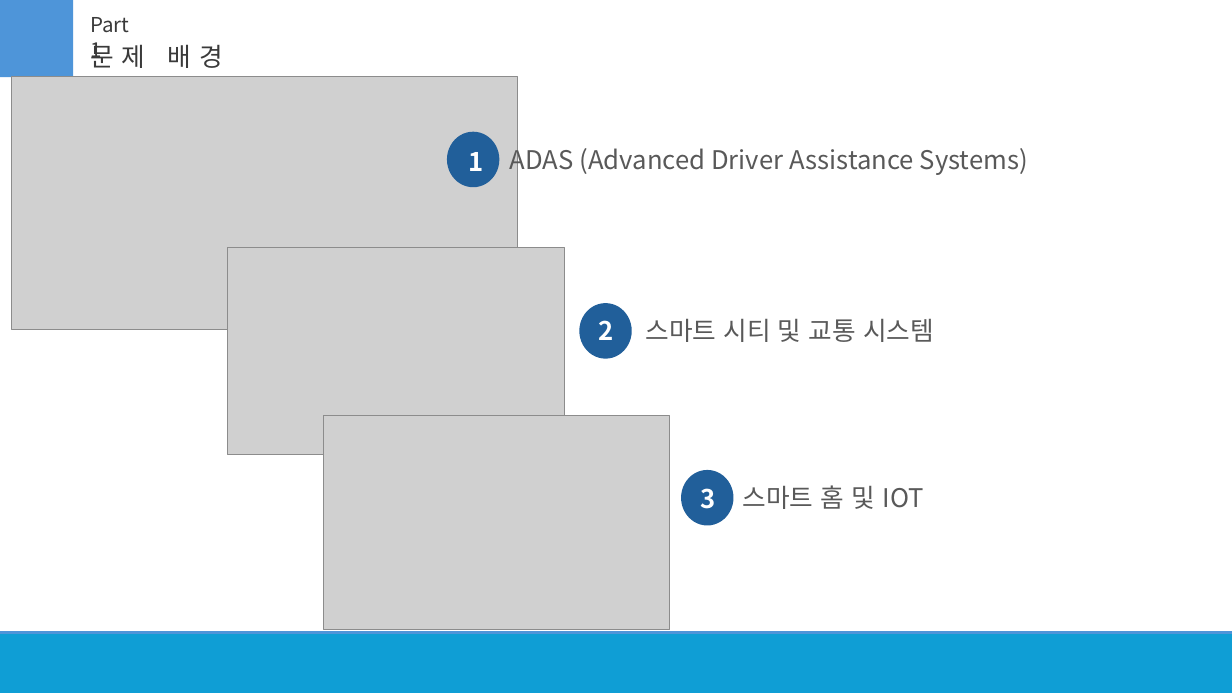
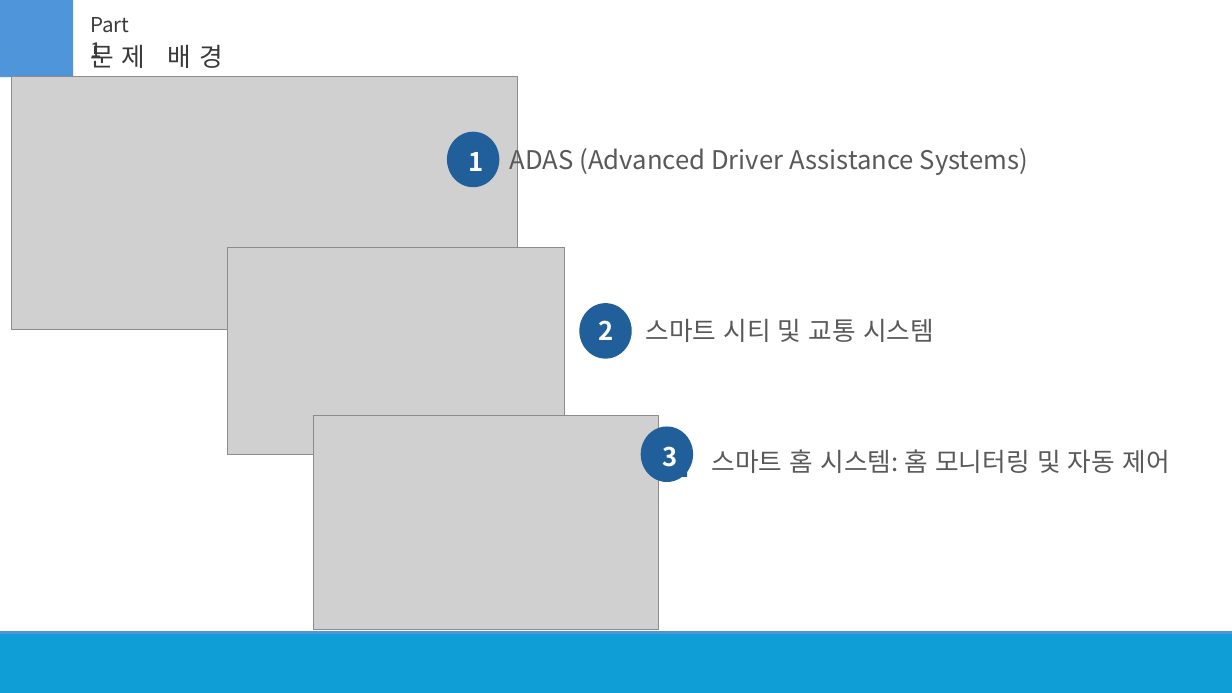
Before and after one commit to NerdConnection/Raspberry-Pi-5-Computer-Vision, a slide deck: slide 4 of 실증적 sw프로젝트/자료/SW실증 중간발표(토끼용) .pptx. Drawn at 1232x693 pixels with LibreOffice and Linux fonts; fonts in the diff are those of the drawing; grey boxes stand for pictures. Boxes give left, top, right and bottom in pixels: in the first picture for what was removed or moved away, otherwise in the second. Text is boxed around its words. In the diff, an @@ line names an element or a change of style, - is before the commit and + after.

```diff
--- a/실증적 sw프로젝트/자료/SW실증 중간발표(토끼용) .pptx
+++ b/실증적 sw프로젝트/자료/SW실증 중간발표(토끼용) .pptx
@@ picture moved from (x1=324, y1=415, x2=670, y2=629) to (x1=313, y1=415, x2=659, y2=629) @@
@@ ellipse moved from (x1=681, y1=470, x2=734, y2=526) to (x1=640, y1=427, x2=693, y2=482) @@
@@ rectangle "3" resized from (x1=700, y1=488, x2=715, y2=509) to (x1=653, y1=436, x2=687, y2=477) @@
@@ text at (x1=712, y1=449, x2=1169, y2=473): text changed @@
-스마트 홈 및 IOT
+스마트 홈 시스템: 홈 모니터링 및 자동 제어
```
Also in this commit, not shown: 3 other slides changed.
